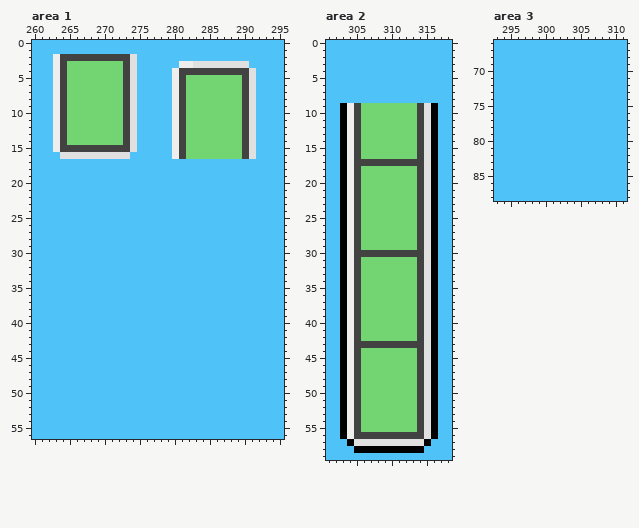
File history of a pixel-art file, assets/wip/battle_ui_mockup.aseprite. That is the earlier state.
320x180 pixels, 1 frame. Colours within 5 levels of each other are drawn and written as one. Shown: area 1: x 260..295, y 0..56; area 2: x 301..318, y 0..59; area 3: x 293..311, y 66..88.
Now the later version:
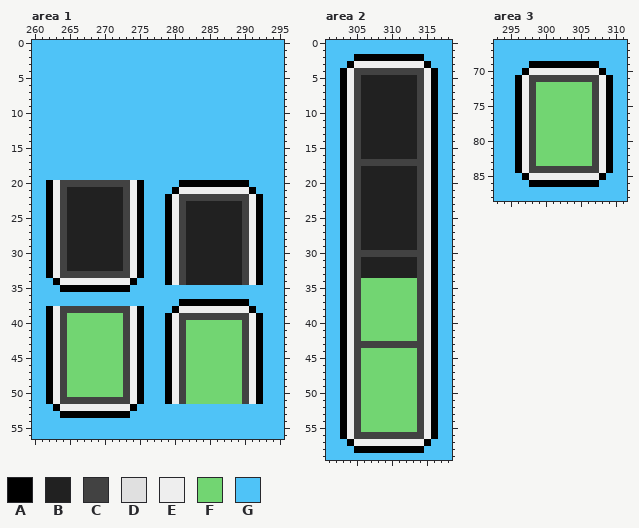
Palette (. is transparent): A #000000  B #212121  C #424242  D #e0e0e0  E #eeeeee  F #72d572  G #4fc3f7
The exact change:
Area 1, layer "injectbattery":
y 2: x 263..274 ECCCCCCCCCCD -> GGGGGGGGGGGG
y 3: x 263..274 ECFFFFFFFFCD -> GGGGGGGGGGGG; x 281..290 EEDDDDDDDD -> GGGGGGGGGG
y 4: x 263..274 ECFFFFFFFFCD -> GGGGGGGGGGGG; x 280..291 ECCCCCCCCCCD -> GGGGGGGGGGGG
y 5..14: x 263..274 ECFFFFFFFFCD -> GGGGGGGGGGGG; x 280..291 ECFFFFFFFFCD -> GGGGGGGGGGGG
y 15: x 263..274 ECCCCCCCCCCD -> GGGGGGGGGGGG; x 280..291 ECFFFFFFFFCD -> GGGGGGGGGGGG
y 16: x 264..273 DDDDDDDDDD -> GGGGGGGGGG; x 280..291 ECFFFFFFFFCD -> GGGGGGGGGGGG
y 20: x 262..275 GGGGGGGGGGGGGG -> AECCCCCCCCCCEA; x 281..290 GGGGGGGGGG -> AAAAAAAAAA
y 21: x 262..275 GGGGGGGGGGGGGG -> AECBBBBBBBBCEA; x 280..291 GGGGGGGGGGGG -> AEEEEEEEEEEA
y 22: x 262..275 GGGGGGGGGGGGGG -> AECBBBBBBBBCEA; x 279..292 GGGGGGGGGGGGGG -> AECCCCCCCCCCEA
y 23..32: x 262..275 GGGGGGGGGGGGGG -> AECBBBBBBBBCEA; x 279..292 GGGGGGGGGGGGGG -> AECBBBBBBBBCEA
y 33: x 262..275 GGGGGGGGGGGGGG -> AECCCCCCCCCCEA; x 279..292 GGGGGGGGGGGGGG -> AECBBBBBBBBCEA
y 34: x 263..274 GGGGGGGGGGGG -> AEEEEEEEEEEA; x 279..292 GGGGGGGGGGGGGG -> AECBBBBBBBBCEA
y 35: x 264..273 GGGGGGGGGG -> AAAAAAAAAA
y 37: x 281..290 GGGGGGGGGG -> AAAAAAAAAA
y 38: x 262..275 GGGGGGGGGGGGGG -> AECCCCCCCCCCEA; x 280..291 GGGGGGGGGGGG -> AEEEEEEEEEEA
y 39: x 262..275 GGGGGGGGGGGGGG -> AECFFFFFFFFCEA; x 279..292 GGGGGGGGGGGGGG -> AECCCCCCCCCCEA
y 40..50: x 262..275 GGGGGGGGGGGGGG -> AECFFFFFFFFCEA; x 279..292 GGGGGGGGGGGGGG -> AECFFFFFFFFCEA
y 51: x 262..275 GGGGGGGGGGGGGG -> AECCCCCCCCCCEA; x 279..292 GGGGGGGGGGGGGG -> AECFFFFFFFFCEA
y 52: x 263..274 GGGGGGGGGGGG -> AEEEEEEEEEEA
y 53: x 264..273 GGGGGGGGGG -> AAAAAAAAAA
Area 2, layer "injectbattery":
y 2: x 305..314 GGGGGGGGGG -> AAAAAAAAAA
y 3: x 304..315 GGGGGGGGGGGG -> AEEEEEEEEEEA
y 4: x 303..316 GGGGGGGGGGGGGG -> AECCCCCCCCCCEA
y 5..8: x 303..316 GGGGGGGGGGGGGG -> AECBBBBBBBBCEA
y 9..16: x 306..313 FFFFFFFF -> BBBBBBBB; x 315 D -> E
y 17: x 315 D -> E
y 18..29: x 306..313 FFFFFFFF -> BBBBBBBB; x 315 D -> E
y 30: x 315 D -> E
y 31..33: x 306..313 FFFFFFFF -> BBBBBBBB; x 315 D -> E
y 34..56: x 315 D -> E
y 57: x 305..314 DDDDDDDDDD -> EEEEEEEEEE
Area 3, layer "injectbattery":
y 69: x 298..307 GGGGGGGGGG -> AAAAAAAAAA
y 70: x 297..308 GGGGGGGGGGGG -> AEEEEEEEEEEA
y 71: x 296..309 GGGGGGGGGGGGGG -> AECCCCCCCCCCEA
y 72..83: x 296..309 GGGGGGGGGGGGGG -> AECFFFFFFFFCEA
y 84: x 296..309 GGGGGGGGGGGGGG -> AECCCCCCCCCCEA
y 85: x 297..308 GGGGGGGGGGGG -> AEEEEEEEEEEA
y 86: x 298..307 GGGGGGGGGG -> AAAAAAAAAA
Where, in picture pixels (left, top, right, bottom), the same in both pictures:
changed: (46, 54, 263, 418)
changed: (340, 54, 438, 446)
changed: (515, 61, 613, 187)
